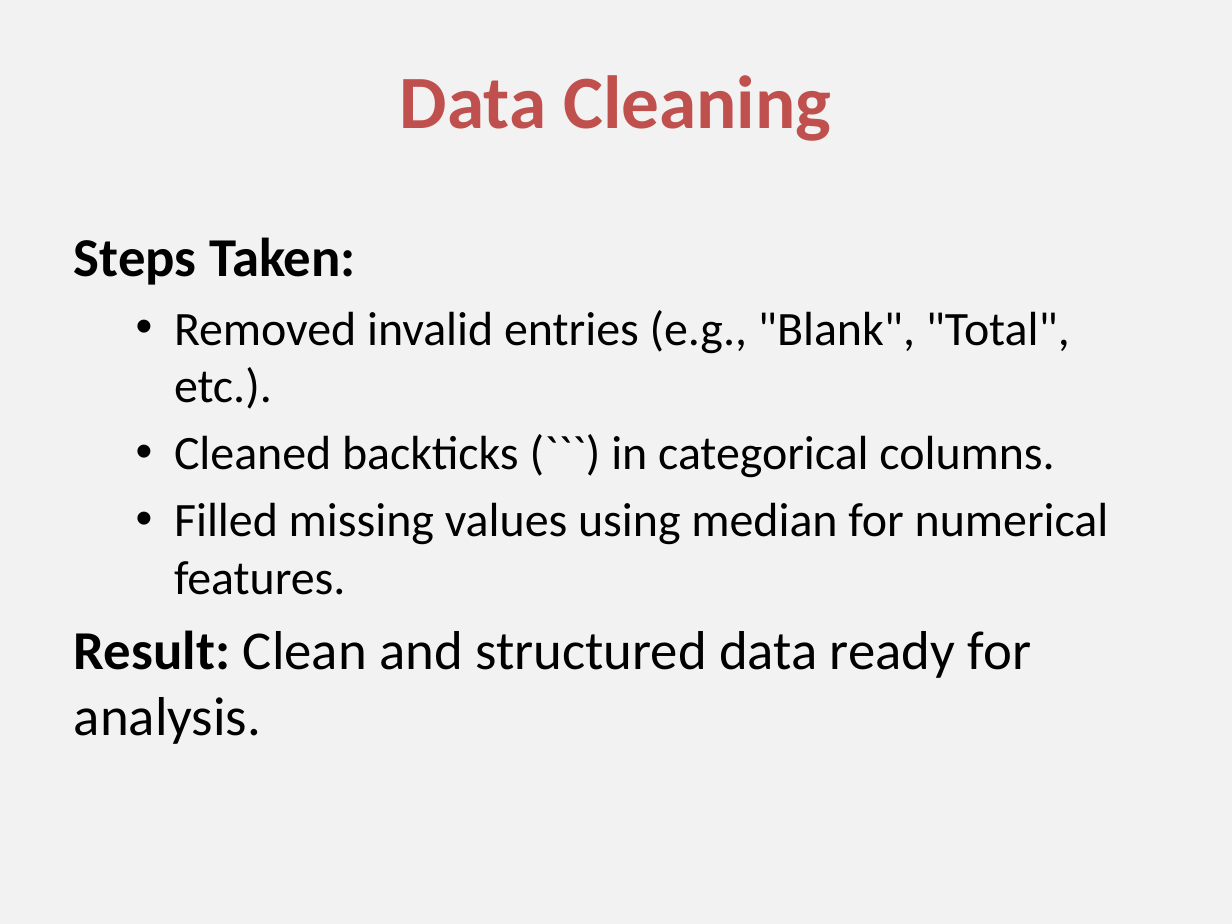
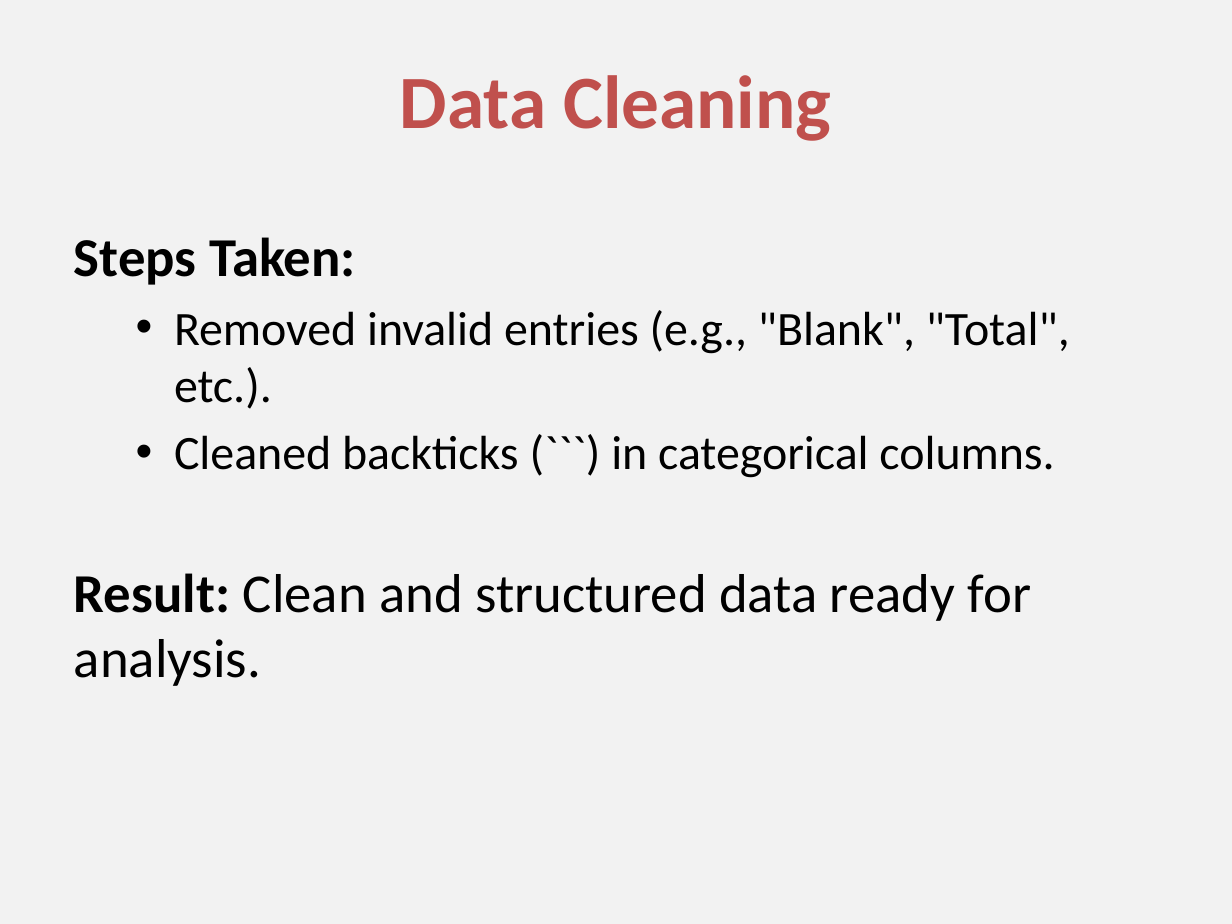
Before and after one commit to Thejasrajsathyamoorthy/Industrial-Human-Resources, a slide deck: slide 6 of I_HR Presentation.pptx. Drawn at 1232x924 pixels with LibreOffice and Linux fonts; fonts in the diff are those of the drawing. Boxes give left, top, right and bottom in pixels: in the first picture for what was removed or moved away, otherwise in the second. Text is boxed around its words. In the diff, an @@ line names an element or a change of style, - is before the commit and + after.

```diff
--- a/I_HR Presentation.pptx
+++ b/I_HR Presentation.pptx
@@ text at [174, 502, 1109, 595]: paragraph removed @@
-  • Filled missing values using median for numerical features.
```
Also in this commit, not shown: 7 other slides changed, 2 slides added, 1 slide removed.
